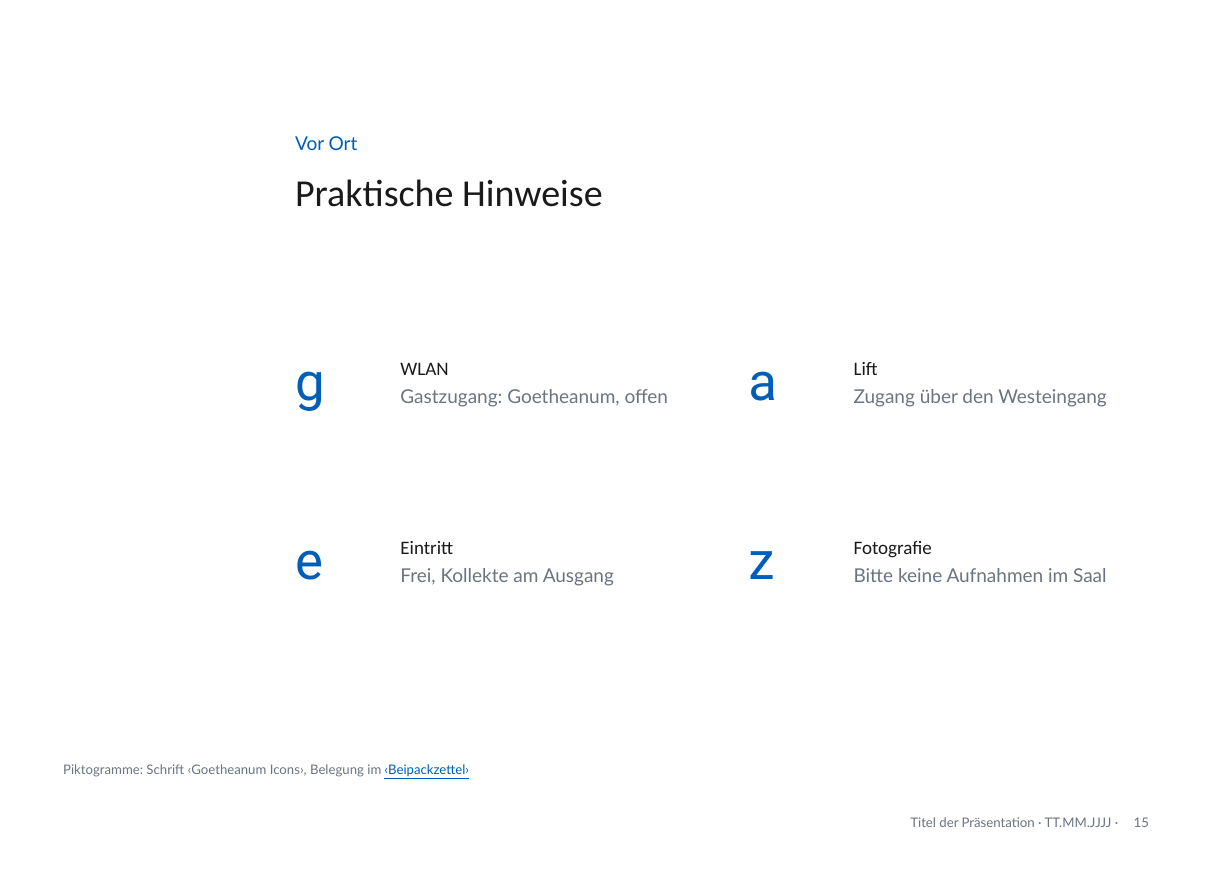
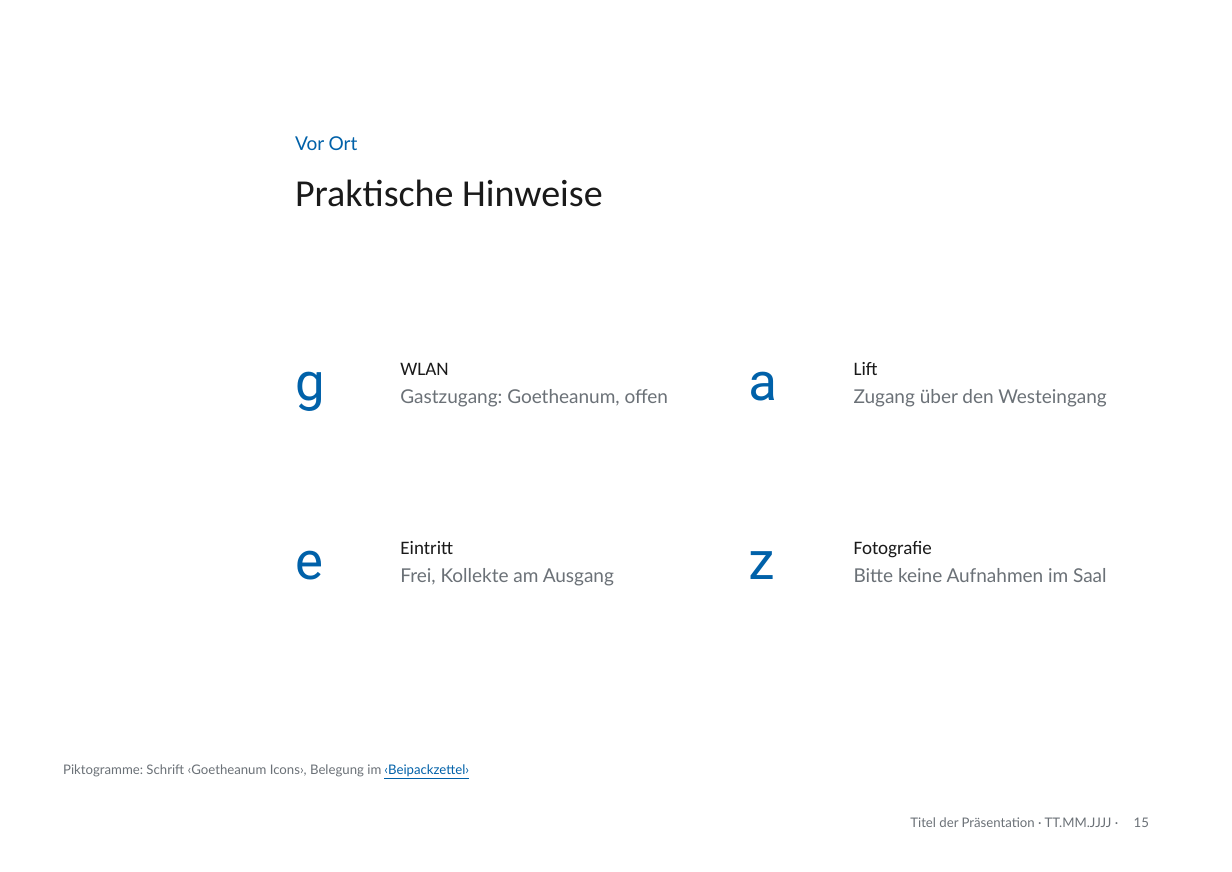
Before and after one commit to phtok/goeloggen, a slide deck: slide 15 of assets/templates/GoetheanumVorlageA4.pptx. Drawn at 1232x872 pixels with LibreOffice and Linux fonts; fonts in the diff are those of the drawing; background and template pictures are left out. Boxes give left, top, right and bottom in pixels: in the first picture for what was removed or moved away, otherwise in the second. Text is boxed around its words. In the diff, an @@ line names an element or a change of style, - is before the commit and + after.

```diff
--- a/assets/templates/GoetheanumVorlageA4.pptx
+++ b/assets/templates/GoetheanumVorlageA4.pptx
@@ text colour #005EB8 to #0061A9 in 5 elements at (295,136,358,150), (295,371,325,411), (748,371,777,401), (295,550,323,580), (748,551,774,579) @@
@@ text "Piktogramme: Schrift ‹Goetheanum Icons›, Belegung ..." at (63,764,469,777): text colour #6B7480 to #6B7177 in "Piktogramme: Schrift ‹Goetheanum Icons›, Belegung im"; text colour #005EB8 to #0061A9 in "‹Beipackzettel›" @@
```
Also in this commit, not shown: 15 other slides changed, 12 other files.
